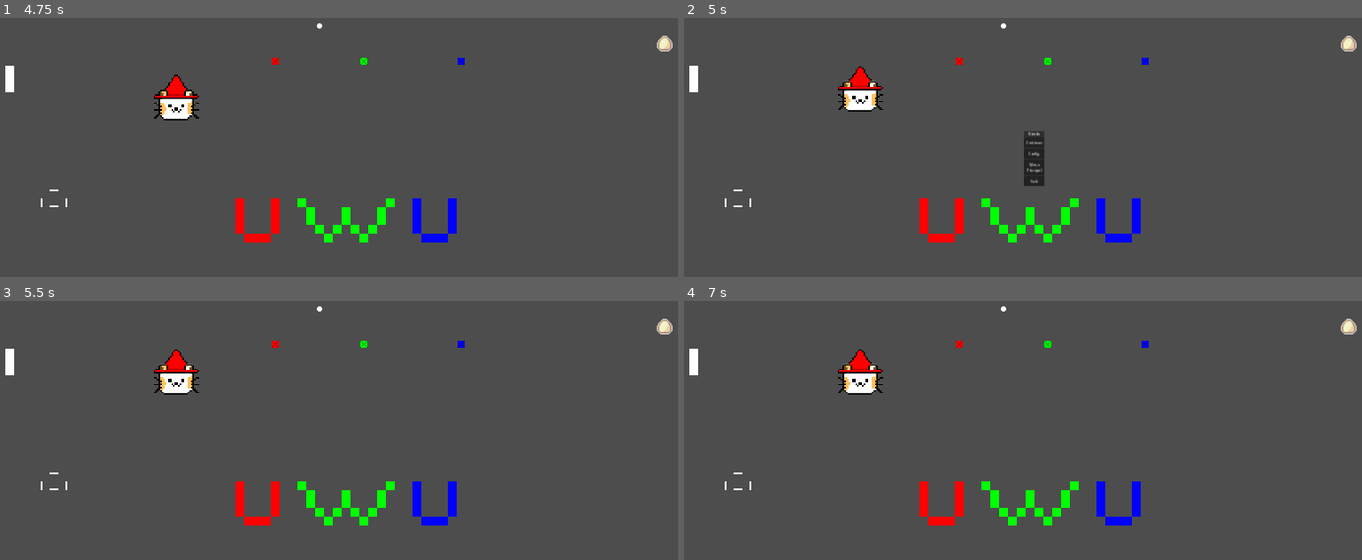
Above: before the commit, frames 1-4 (two rows, left to right).
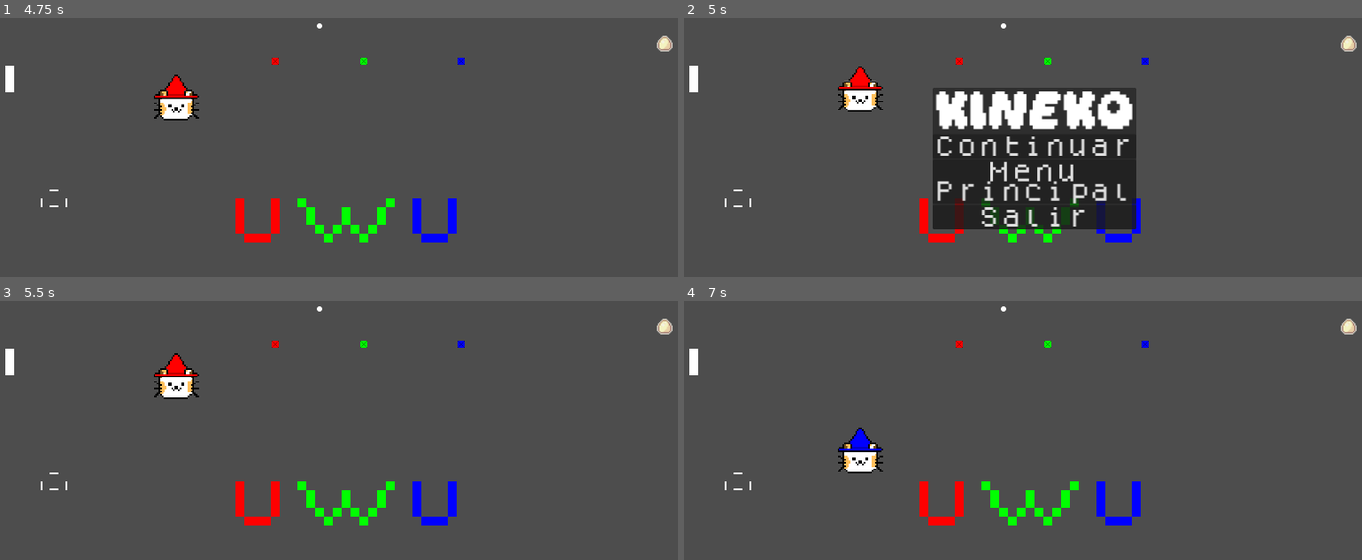
Above: after the commit, the same moments.

Repository: hernanPoblete/kineko
Game: Godot game, scene res://menus/Main_Menu.tscn
Same seed, same stepped clock (60 frames per second), same inputs: the game is played once before the commit and once after it.
Inputs:
- Up to frame 1 (4.75 s): click "Jugar" at 0.5 s; hold Right (color_right) 1.28-2.03 s; hold S (move_down) 2.03-2.78 s; hold Right (color_right) 2.78-3.53 s; hold W (move_up) 3.53-4.28 s; hold Left (color_left) from 4.28 s (still down)
- Up to frame 2 (5 s): keep holding Left (color_left); tap Escape (Pause) at 4.9 s
- Up to frame 3 (5.5 s): release Left (color_left) at 5 s; click "Continuar" at 5 s
- Up to frame 4 (7 s): hold Left (color_left) 5.78-6.53 s; hold S (move_down) from 6.53 s (still down)

Frame 1 is identical in both runs. In frame 2, 15% of the frame differs, in the area x 36-67%, y 26-82%; in frame 3, 0.6%; in frame 4, 1.5%.

Commit message:
cambios menu de pausa

Diff:
--- a/menus/Pause_Menu.gd
+++ b/menus/Pause_Menu.gd
@@ -21,8 +21,14 @@
 
 func _on_continuar_pressed():
 	hide()
+	get_tree().paused = false
 func _on_menu_principal_pressed():
 	get_tree().change_scene_to_file("res://menus/Main_Menu.tscn")
+	get_tree().paused = false
+
+#func _on_config_pressed():
+#	get_tree().change_scene_to_file("res://menus/colors.tscn")
+#	get_tree().paused = false
 
 func _on_salir_pressed():
 	get_tree().quit()
--- a/menus/Pause_Menu.tscn
+++ b/menus/Pause_Menu.tscn
@@ -1,7 +1,9 @@
-[gd_scene load_steps=3 format=3 uid="uid://bs0ti308lekgu"]
+[gd_scene load_steps=5 format=3 uid="uid://bs0ti308lekgu"]
 
 [ext_resource type="Theme" uid="uid://c0b68rkprue16" path="res://resources/main_menu_theme.tres" id="1_eppt6"]
+[ext_resource type="Theme" uid="uid://bosvn0giv4ofa" path="res://fonts/botones.tres" id="2_c6gaf"]
 [ext_resource type="Script" path="res://menus/Pause_Menu.gd" id="2_o4q1a"]
+[ext_resource type="Theme" uid="uid://bfkr0gyps7aje" path="res://fonts/font.tres" id="4_dupw8"]
 
 [node name="Control" type="Control"]
 process_mode = 3
@@ -29,30 +31,37 @@
 
 [node name="VBoxContainer" type="VBoxContainer" parent="MarginContainer/PanelContainer"]
 layout_mode = 2
+theme = ExtResource("2_c6gaf")
 script = ExtResource("2_o4q1a")
 
 [node name="Label" type="Label" parent="MarginContainer/PanelContainer/VBoxContainer"]
 layout_mode = 2
 size_flags_horizontal = 4
+theme = ExtResource("4_dupw8")
 text = "Kineko"
 
 [node name="Continuar" type="Button" parent="MarginContainer/PanelContainer/VBoxContainer"]
 unique_name_in_owner = true
 layout_mode = 2
+theme = ExtResource("2_c6gaf")
 text = "Continuar"
 
 [node name="Config" type="Button" parent="MarginContainer/PanelContainer/VBoxContainer"]
 unique_name_in_owner = true
+visible = false
 layout_mode = 2
+theme = ExtResource("2_c6gaf")
 text = "Config."
 
 [node name="MenuPrincipal" type="Button" parent="MarginContainer/PanelContainer/VBoxContainer"]
 unique_name_in_owner = true
 layout_mode = 2
+theme = ExtResource("2_c6gaf")
 text = "Menu
 Principal"
 
 [node name="Salir" type="Button" parent="MarginContainer/PanelContainer/VBoxContainer"]
 unique_name_in_owner = true
 layout_mode = 2
+theme = ExtResource("2_c6gaf")
 text = "Salir"
--- a/sprites/kineko-sprites/kineko.tscn
+++ b/sprites/kineko-sprites/kineko.tscn
@@ -59,6 +59,71 @@
 "transitions": PackedFloat32Array(1),
 "update": 1,
 "values": [0]
+}
+
+[sub_resource type="Animation" id="Animation_a2wa5"]
+resource_name = "dead"
+tracks/0/type = "value"
+tracks/0/imported = false
+tracks/0/enabled = true
+tracks/0/path = NodePath("gatito:texture")
+tracks/0/interp = 1
+tracks/0/loop_wrap = true
+tracks/0/keys = {
+"times": PackedFloat32Array(0),
+"transitions": PackedFloat32Array(1),
+"update": 1,
+"values": [ExtResource("5_a8j8x")]
+}
+tracks/1/type = "value"
+tracks/1/imported = false
+tracks/1/enabled = true
+tracks/1/path = NodePath("gatito:frame")
+tracks/1/interp = 1
+tracks/1/loop_wrap = true
+tracks/1/keys = {
+"times": PackedFloat32Array(0, 0.1, 0.2, 0.3),
+"transitions": PackedFloat32Array(1, 1, 1, 1),
+"update": 1,
+"values": [0, 1, 2, 3]
+}
+tracks/2/type = "value"
+tracks/2/imported = false
+tracks/2/enabled = true
+tracks/2/path = NodePath("Gorrito:texture")
+tracks/2/interp = 1
+tracks/2/loop_wrap = true
+tracks/2/keys = {
+"times": PackedFloat32Array(1),
+"transitions": PackedFloat32Array(1),
+"update": 1,
+"values": [ExtResource("3_6bfhb")]
+}
+tracks/3/type = "value"
+tracks/3/imported = false
+tracks/3/enabled = true
+tracks/3/path = NodePath("Gorrito:frame")
+tracks/3/interp = 1
+tracks/3/loop_wrap = true
+tracks/3/keys = {
+"times": PackedFloat32Array(0, 0.1, 0.2, 0.3),
+"transitions": PackedFloat32Array(1, 1, 1, 1),
+"update": 1,
+"values": [0, 1, 2, 3]
+}
+tracks/4/type = "method"
+tracks/4/imported = false
+tracks/4/enabled = true
+tracks/4/path = NodePath(".")
+tracks/4/interp = 1
+tracks/4/loop_wrap = true
+tracks/4/keys = {
+"times": PackedFloat32Array(0.4),
+"transitions": PackedFloat32Array(1),
+"values": [{
+"args": [],
+"method": &"teleport"
+}]
 }
 
 [sub_resource type="Animation" id="Animation_jcqxt"]
@@ -167,71 +232,6 @@
 "values": [0, 1, 2, 3]
 }
 
-[sub_resource type="Animation" id="Animation_a2wa5"]
-resource_name = "dead"
-tracks/0/type = "value"
-tracks/0/imported = false
-tracks/0/enabled = true
-tracks/0/path = NodePath("gatito:texture")
-tracks/0/interp = 1
-tracks/0/loop_wrap = true
-tracks/0/keys = {
-"times": PackedFloat32Array(0),
-"transitions": PackedFloat32Array(1),
-"update": 1,
-"values": [ExtResource("5_a8j8x")]
-}
-tracks/1/type = "value"
-tracks/1/imported = false
-tracks/1/enabled = true
-tracks/1/path = NodePath("gatito:frame")
-tracks/1/interp = 1
-tracks/1/loop_wrap = true
-tracks/1/keys = {
-"times": PackedFloat32Array(0, 0.1, 0.2, 0.3),
-"transitions": PackedFloat32Array(1, 1, 1, 1),
-"update": 1,
-"values": [0, 1, 2, 3]
-}
-tracks/2/type = "value"
-tracks/2/imported = false
-tracks/2/enabled = true
-tracks/2/path = NodePath("Gorrito:texture")
-tracks/2/interp = 1
-tracks/2/loop_wrap = true
-tracks/2/keys = {
-"times": PackedFloat32Array(1),
-"transitions": PackedFloat32Array(1),
-"update": 1,
-"values": [ExtResource("3_6bfhb")]
-}
-tracks/3/type = "value"
-tracks/3/imported = false
-tracks/3/enabled = true
-tracks/3/path = NodePath("Gorrito:frame")
-tracks/3/interp = 1
-tracks/3/loop_wrap = true
-tracks/3/keys = {
-"times": PackedFloat32Array(0, 0.1, 0.2, 0.3),
-"transitions": PackedFloat32Array(1, 1, 1, 1),
-"update": 1,
-"values": [0, 1, 2, 3]
-}
-tracks/4/type = "method"
-tracks/4/imported = false
-tracks/4/enabled = true
-tracks/4/path = NodePath(".")
-tracks/4/interp = 1
-tracks/4/loop_wrap = true
-tracks/4/keys = {
-"times": PackedFloat32Array(0.4),
-"transitions": PackedFloat32Array(1),
-"values": [{
-"args": [],
-"method": &"teleport"
-}]
-}
-
 [sub_resource type="AnimationLibrary" id="AnimationLibrary_6mh4w"]
 _data = {
 "RESET": SubResource("Animation_7la3d"),
